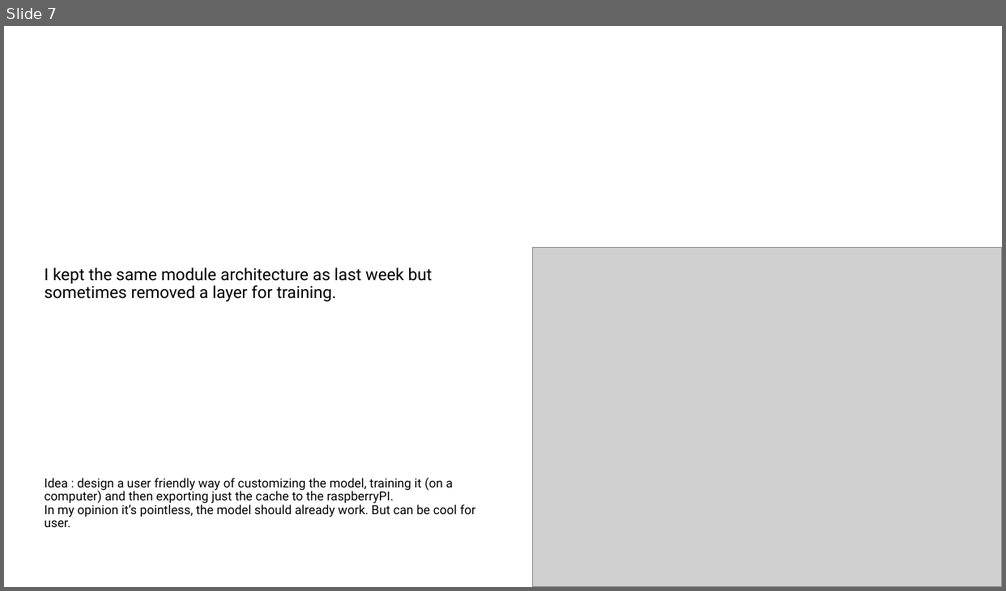
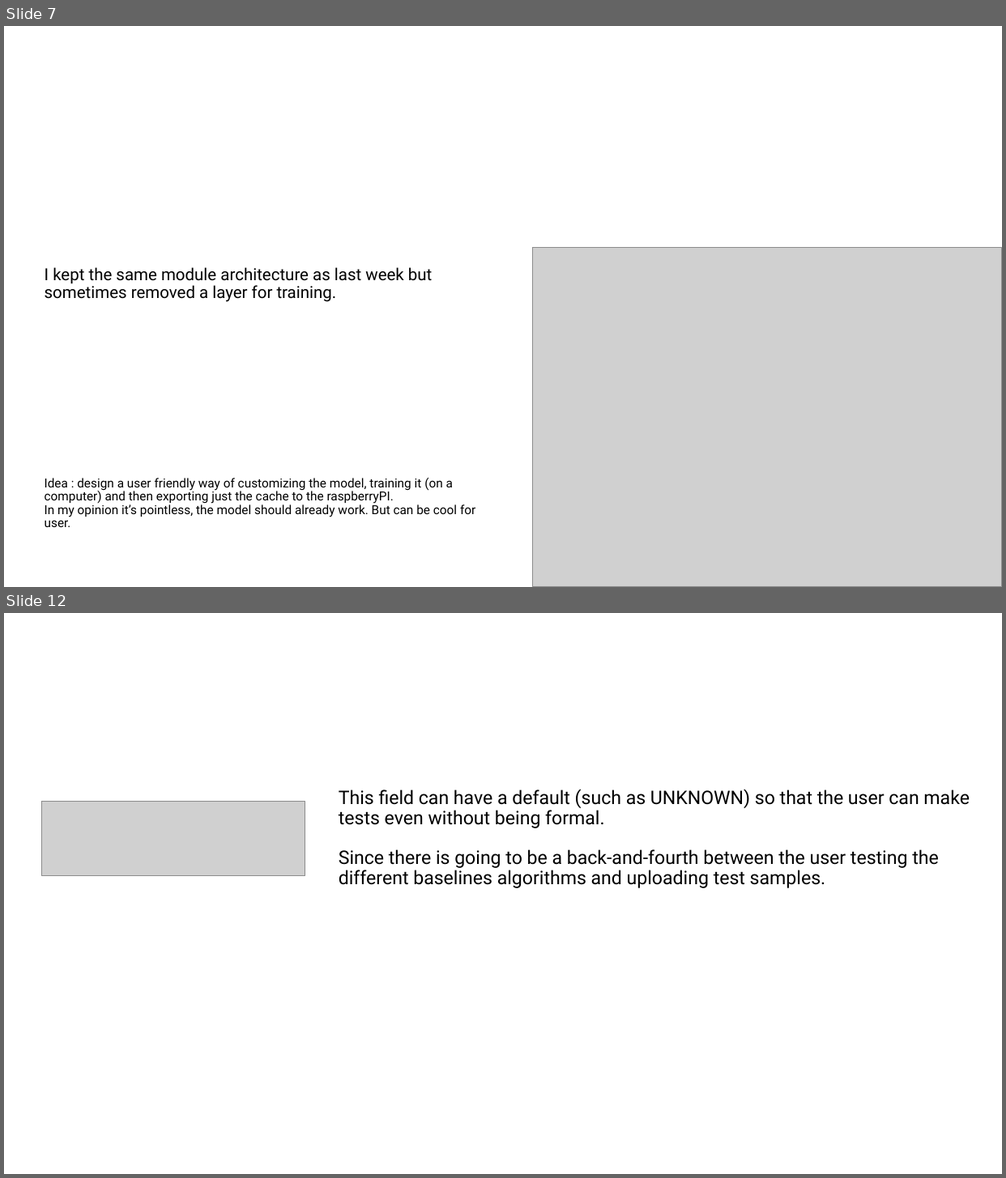
Before and after one commit to blichub/temp_raman_personal, a slide deck: raman_week7.pptx. Shown one above the other, each under a label of ours: slide 7 before the commit, slides 7 and 12 after it; the slides between them are not shown. The pictures are 1006x591 and 1006x1178 pixels, drawn with LibreOffice and Linux fonts; fonts in the diff are those of the drawing; grey boxes stand for pictures. Boxes give left, top, right and bottom in pixels: in the first picture for what was removed or moved away, otherwise in the second. Text is boxed around its words. In the diff, an @@ line names an element or a change of style, - is before the commit and + after.

```diff
--- a/raman_week7.pptx
+++ b/raman_week7.pptx
@@ slide 12 added at box(4, 613, 1002, 1174), background #FFFFFF @@
@@ picture added at box(42, 801, 305, 875) @@
@@ title added at box(339, 789, 970, 888), 18 pt, text #000000 @@
+This field can have a default (such as UNKNOWN) so that the user can make tests even without being formal.
+Since there is going to be a back-and-fourth between the user testing the different baselines algorithms and uploading test samples.
```
Also in this commit, not shown: 1 slide changed.
